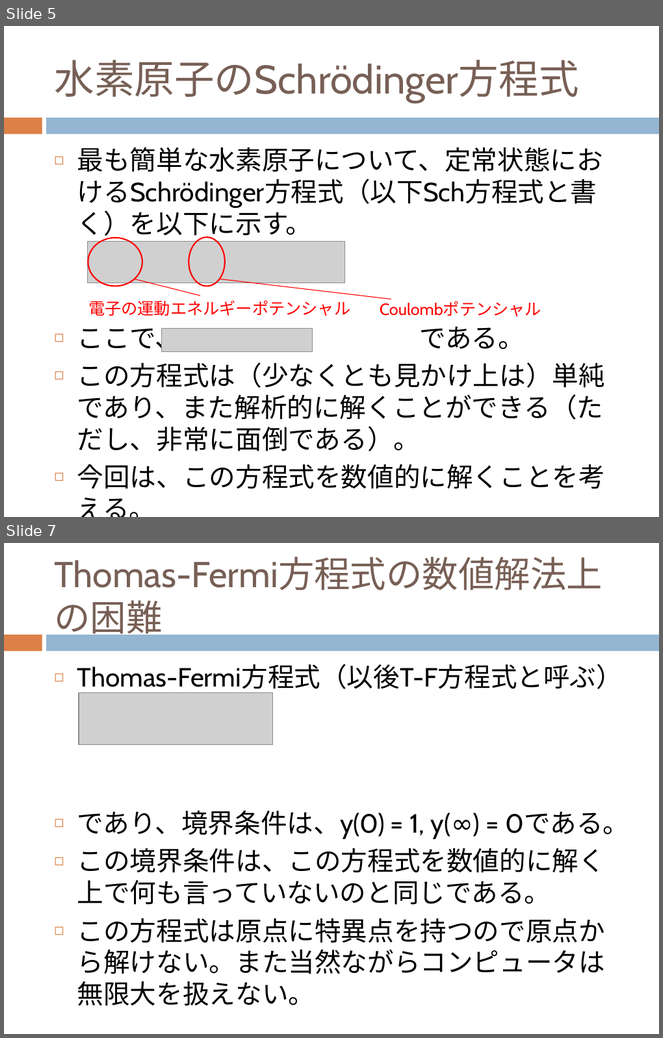
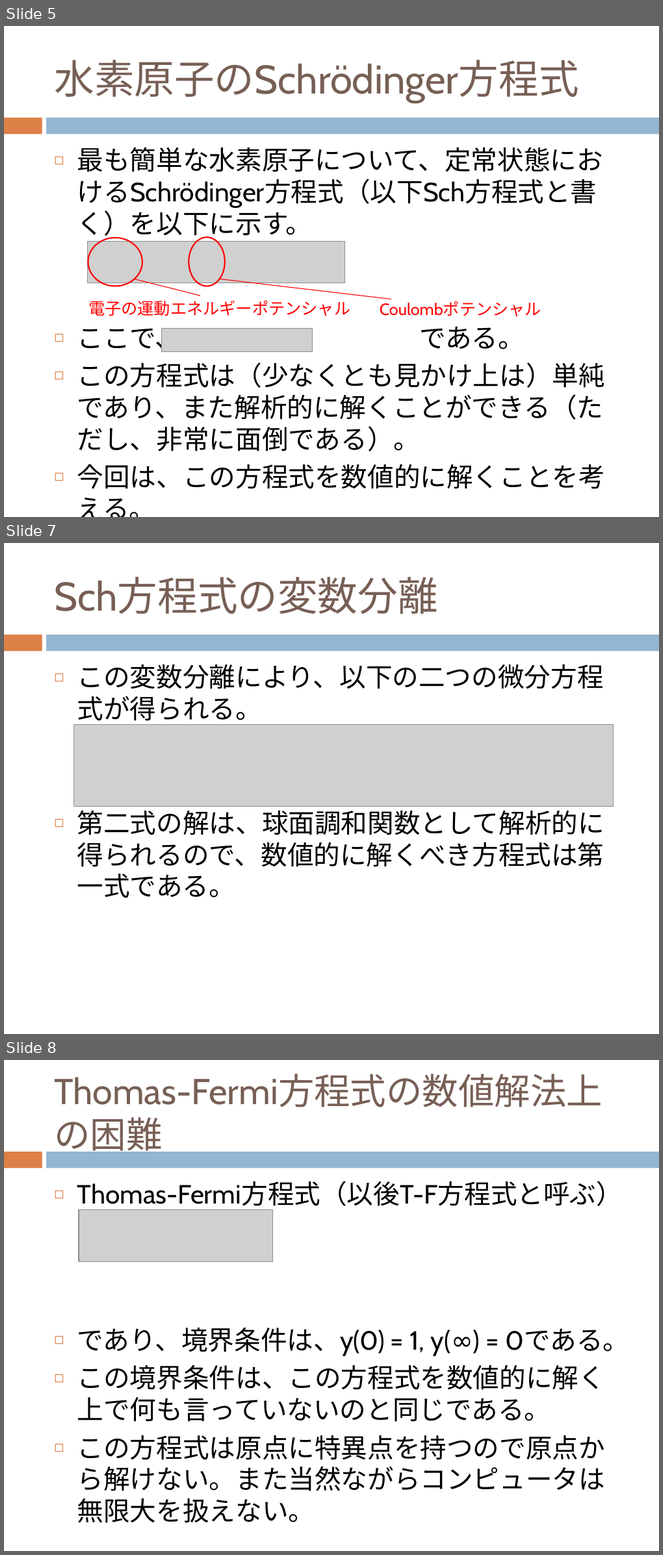
Before and after one commit to dc1394/fukui_sono2, a slide deck: 福井技術者の集いその2_発表資料スライド.pptx. Shown one above the other, each under a label of ours: slides 5 and 7 before the commit, slides 5, 7 and 8 after it; the slides between them are not shown. The pictures are 663x1038 and 663x1555 pixels, drawn with LibreOffice and Linux fonts; fonts in the diff are those of the drawing; grey boxes stand for pictures. Boxes give left, top, right and bottom in pixels: in the first picture for what was removed or moved away, otherwise in the second. Text is boxed around its words. In the diff, an @@ line names an element or a change of style, - is before the commit and + after.

```diff
--- a/福井技術者の集いその2_発表資料スライド.pptx
+++ b/福井技術者の集いその2_発表資料スライド.pptx
@@ slide 7 added at <box>4,543,659,1034</box>, background #FFFFFF; not listed: 2 template elements that a slide beside it also shows @@
@@ title added at <box>54,577,438,614</box>, 44 pt, text #775F55 @@
+Sch方程式の変数分離
@@ text added at <box>77,664,605,899</box>, 29 pt, text #000000 @@
+◻ この変数分離により、以下の二つの微分方程式が得られる。
+◻ 第二式の解は、球面調和関数として解析的に得られるので、数値的に解くべき方程式は第一式である。
@@ picture added at <box>74,725,613,807</box> @@
@@ what was slide 7 is now slide 8 @@
```
Also in this commit, not shown: 2 slides changed, 2 other files.
